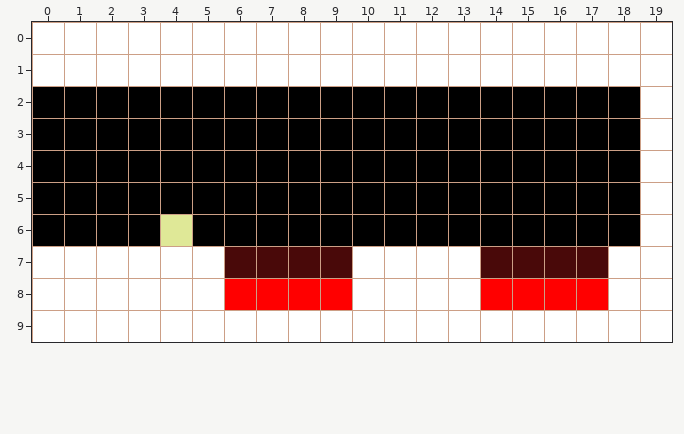
Tiled map: DL40/Content/TestTilemap.tmx. Above: the version before the commit.
Cells are 32x32 px. Shown: x 0..19, y 0..9.
And afterwards:
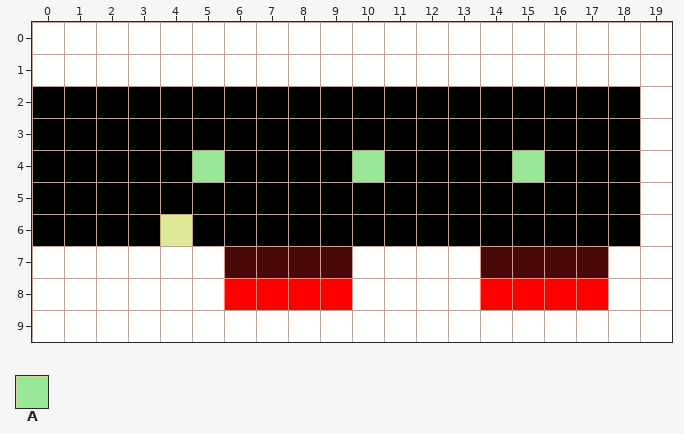
Key: from "tiletest": A 11.
_ is an empty cell, . an unchanged one.
From old to new:
--- layer "Treasure"
@@ x 5..15 @@
- 4 _...._...._
+ 4 A....A....A
Changed places in both pictures, as pixel boxes (x1, y1, x2, y2):
added: (193, 151, 224, 182)
added: (353, 151, 384, 182)
added: (513, 151, 544, 182)
